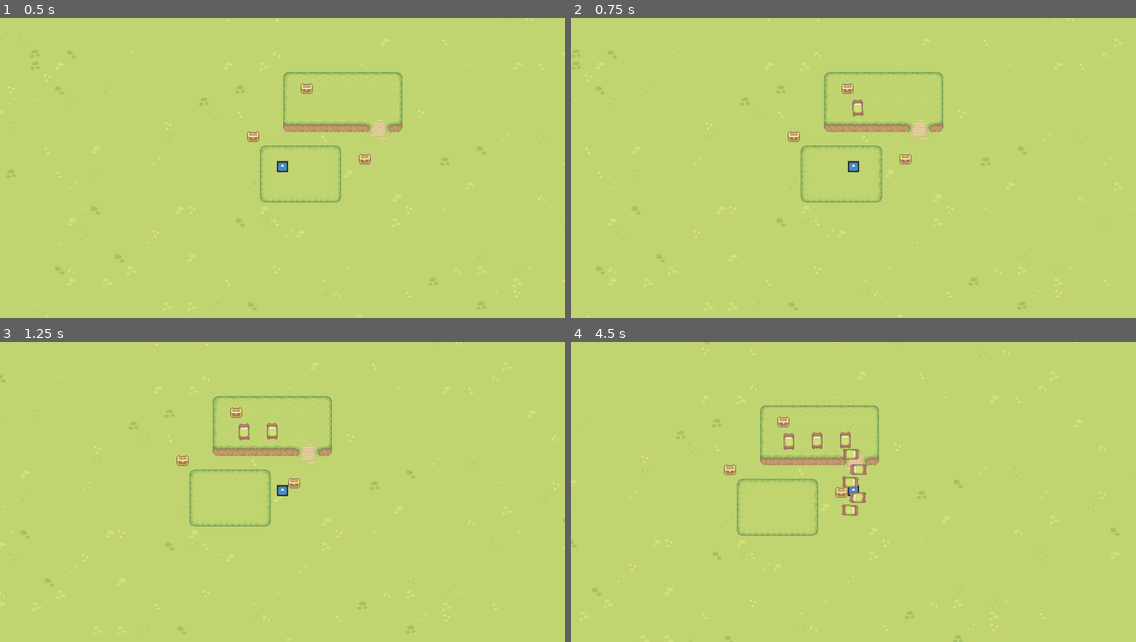
Above: before the commit, frames 1-4 (two rows, left to right).
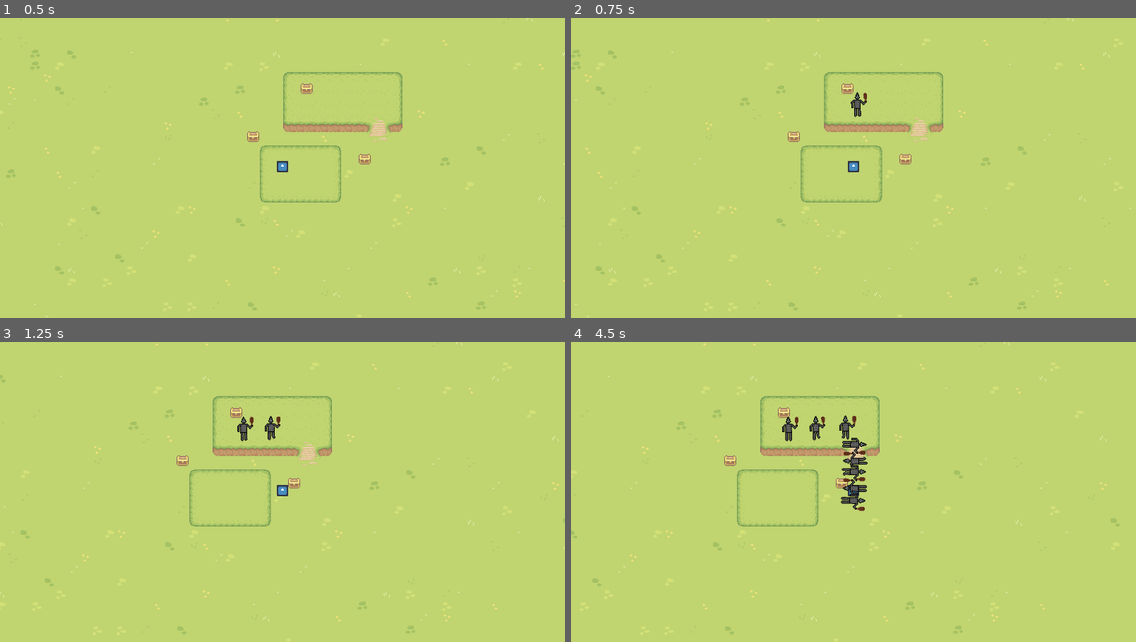
Above: after the commit, the same moments.

Repository: GamersOrgForDevs/Game_Godot
Game: Godot game, scene res://levels/game_level.tscn
Same seed, same stepped clock (60 frames per second), same inputs: the game is played once before the commit and once after it. The engine's default icon, where the game draws it, is replaced by a stand-in: a white triangle on a blue panel in a dark square.
Inputs:
- Up to frame 1 (0.5 s): no input
- Up to frame 2 (0.75 s): tap Enter at 0.5 s; hold D (right) from 0.53 s (still down)
- Up to frame 3 (1.25 s): keep holding D (right)
- Up to frame 4 (4.5 s): release D (right) at 1.28 s; hold S (down) 1.28-2.03 s; hold D (right) 2.03-2.78 s; hold W (up) 2.78-3.53 s; hold A (left) from 3.53 s (still down)

Frame 1 is identical in both runs. In frame 2, 0.1% of the frame differs, in the area x 49-53%, y 24-34%; in frame 3, 0.3%; in frame 4, 4.5%, in the area x 0-100%, y 0-100%.

Commit message:
animation test
I don't think I did the collision right

Diff:
--- a/objects/enemy.tscn
+++ b/objects/enemy.tscn
@@ -1,21 +1,44 @@
-[gd_scene load_steps=4 format=3 uid="uid://ciigmr8aony1v"]
+[gd_scene load_steps=8 format=3 uid="uid://ciigmr8aony1v"]
 
 [ext_resource type="Script" path="res://scripts/enemy.gd" id="1_sasya"]
-[ext_resource type="Texture2D" uid="uid://fkn8ll712ray" path="res://art/Objects/Basic Furniture.png" id="2_oerng"]
+[ext_resource type="Texture2D" uid="uid://rkca73h5u1fm" path="res://objects/Running raider 1.png" id="2_1qsmh"]
+[ext_resource type="Texture2D" uid="uid://dovp3td77113i" path="res://objects/Running raider2.png" id="3_qgaeb"]
+[ext_resource type="Texture2D" uid="uid://b68yb4m688mra" path="res://objects/Running raider3.png" id="4_cblbl"]
+[ext_resource type="Texture2D" uid="uid://dnayoaj8ri8jc" path="res://objects/Running raider4.png" id="5_ki4yb"]
 
-[sub_resource type="RectangleShape2D" id="RectangleShape2D_vwot8"]
-size = Vector2(14, 16)
+[sub_resource type="SpriteFrames" id="SpriteFrames_wm8ir"]
+animations = [{
+"frames": [{
+"duration": 1.0,
+"texture": ExtResource("2_1qsmh")
+}, {
+"duration": 1.0,
+"texture": ExtResource("3_qgaeb")
+}, {
+"duration": 1.0,
+"texture": ExtResource("4_cblbl")
+}, {
+"duration": 1.0,
+"texture": ExtResource("5_ki4yb")
+}],
+"loop": true,
+"name": &"Running",
+"speed": 5.0
+}]
+
+[sub_resource type="RectangleShape2D" id="RectangleShape2D_pqqjg"]
+size = Vector2(22.1905, 35.4762)
 
 [node name="PathFollow2D" type="PathFollow2D"]
 script = ExtResource("1_sasya")
 
-[node name="Sprite2D" type="Sprite2D" parent="."]
-texture = ExtResource("2_oerng")
-region_enabled = true
-region_rect = Rect2(0, 16, 16, 32)
+[node name="AnimatedSprite2D" type="AnimatedSprite2D" parent="."]
+position = Vector2(3, 15)
+scale = Vector2(0.984375, 0.984375)
+sprite_frames = SubResource("SpriteFrames_wm8ir")
+animation = &"Running"
+autoplay = "Running"
 
-[node name="StaticBody2D" type="StaticBody2D" parent="Sprite2D"]
-
-[node name="CollisionShape2D" type="CollisionShape2D" parent="Sprite2D/StaticBody2D"]
-position = Vector2(0, 8)
-shape = SubResource("RectangleShape2D_vwot8")
+[node name="CollisionShape2D" type="CollisionShape2D" parent="AnimatedSprite2D"]
+position = Vector2(-1.01588, -14.2222)
+shape = SubResource("RectangleShape2D_pqqjg")
Binary file added: objects/Running raider 1.png
Not shown, added: objects/Running raider 1.png.import
Binary file added: objects/Running raider-Sheet-Sheet.png
Not shown, added: objects/Running raider-Sheet-Sheet.png.import
Binary file added: objects/Running raider.aseprite
Binary file added: objects/Running raider2.png
Not shown, added: objects/Running raider2.png.import
Binary file added: objects/Running raider3.png
Not shown, added: objects/Running raider3.png.import
Binary file added: objects/Running raider4.png
Not shown, added: objects/Running raider4.png.import
